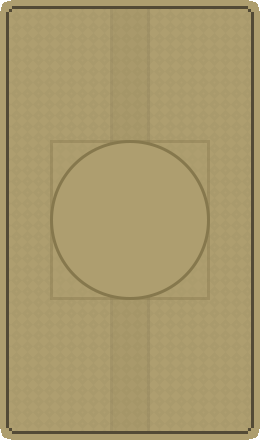
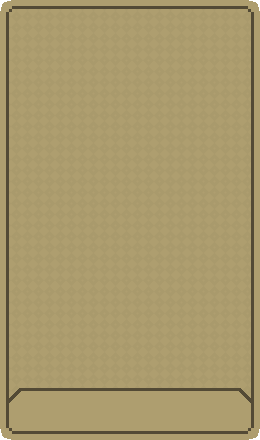
Comparing the layer stacks of the two 260x440 images. Changes:
added layer "BaseFront copy" above "BaseFront" over [9, 9, 251, 431]
renamed "Layer 2" to "Detail", showed it, painted on it over [9, 9, 251, 431]
hid group "Back" (5 layers) over [9, 9, 251, 431]
